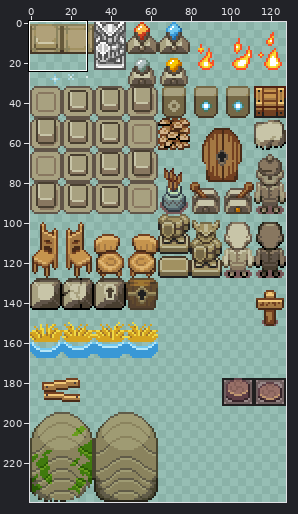
Two versions of one sprite sheet, data/sprites/entities/miscellaneous.png. Above, an overview of the earlier version with the close-up marked.
Close-up. The starting point:
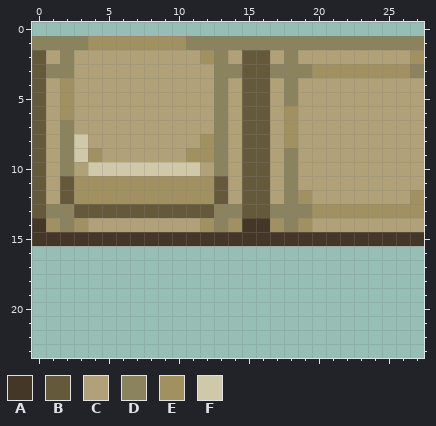
The file is 128x240 pixels. Colours within 5 levels of each other are drawn and written as one. Shown: x 0..27, y 0..23.
Palette (. is transparent): A #453727  B #65593b  C #b0a179  D #8a835e  E #a19161  F #cfc9a9
After:
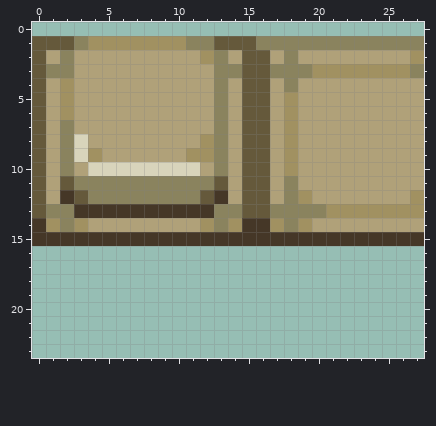
The edit:
colour F: #cfc9a9 -> #d8d4bb
Changed rows in their new state; - is a pixel that keeps its letter.
first column x 0:
 1 BBB----------BBB
first column x 18:
 5 E
first column x 2:
 9 ----------------E--
10 ----------------E--
11 -DDDDDDDDDD--------
12 ABDDDDDDDDBA-------
13 -AAAAAAAAAA-------D
